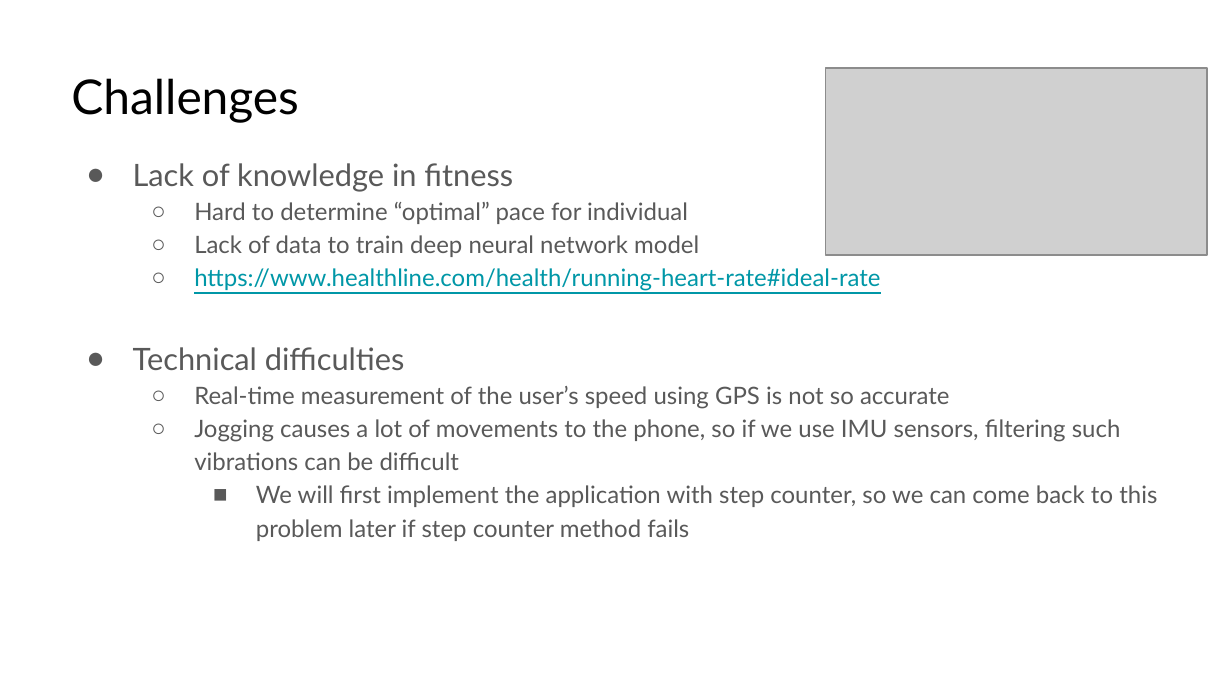
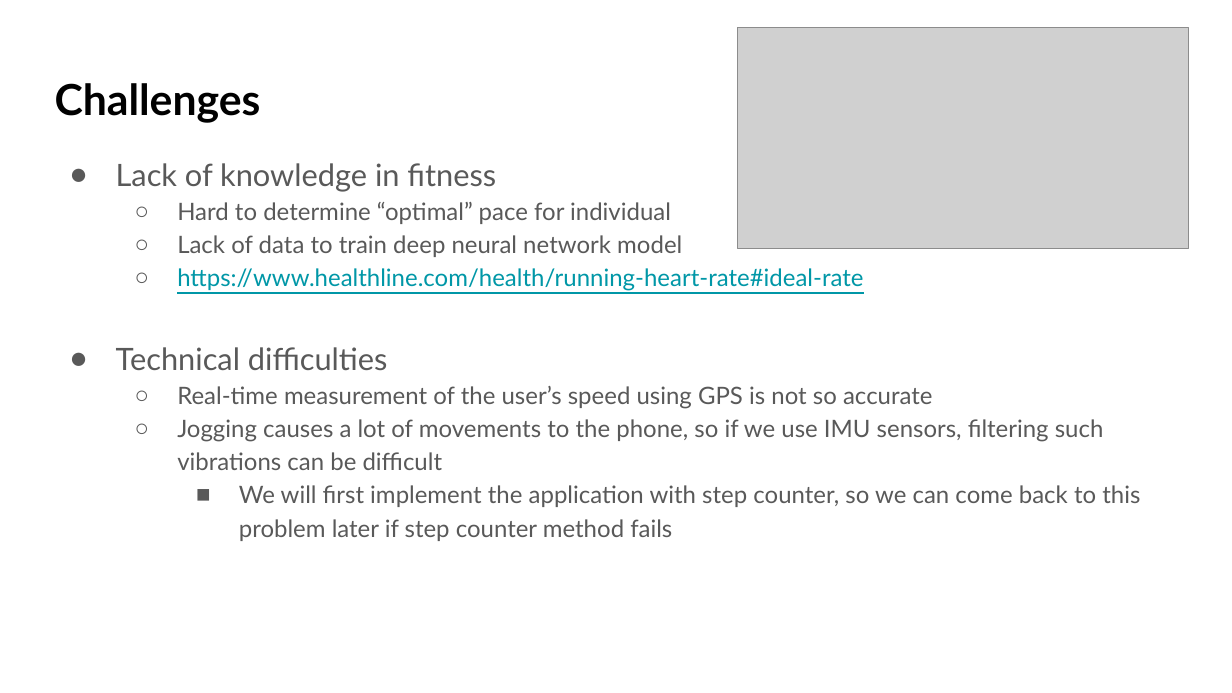
Before and after one commit to crazyboy9103/2021_2_MCA_team7, a slide deck: slide 10 of Project Proposal.pptx. Drawn at 1232x693 pixels with LibreOffice and Linux fonts; fonts in the diff are those of the drawing; grey boxes stand for pictures. Boxes give left, top, right and bottom in pixels: in the first picture for what was removed or moved away, otherwise in the second. Text is boxed around its words. In the diff, an @@ line names an element or a change of style, - is before the commit and + after.

```diff
--- a/Project Proposal.pptx
+++ b/Project Proposal.pptx
@@ picture: place and size @@
-picture at [825,68,1207,255]
+picture at [738,27,1189,249]
@@ text "Challenges": place and size @@
-text "Challenges" at [71,78,298,123]
+text "Challenges" at [55,83,261,123]
@@ text "Challenges" at [55,83,261,123]: size 28 to 25 pt, bold on; line spacing 0.9 to 1 @@
@@ text "Lack of knowledge in fitness": place and size @@
-text "Lack of knowledge in fitness" at [133,163,1157,541]
+text "Lack of knowledge in fitness" at [116,163,1140,541]
```
Also in this commit, not shown: 11 other slides changed, 2 slides added, 1 slide removed, 1 other file.
